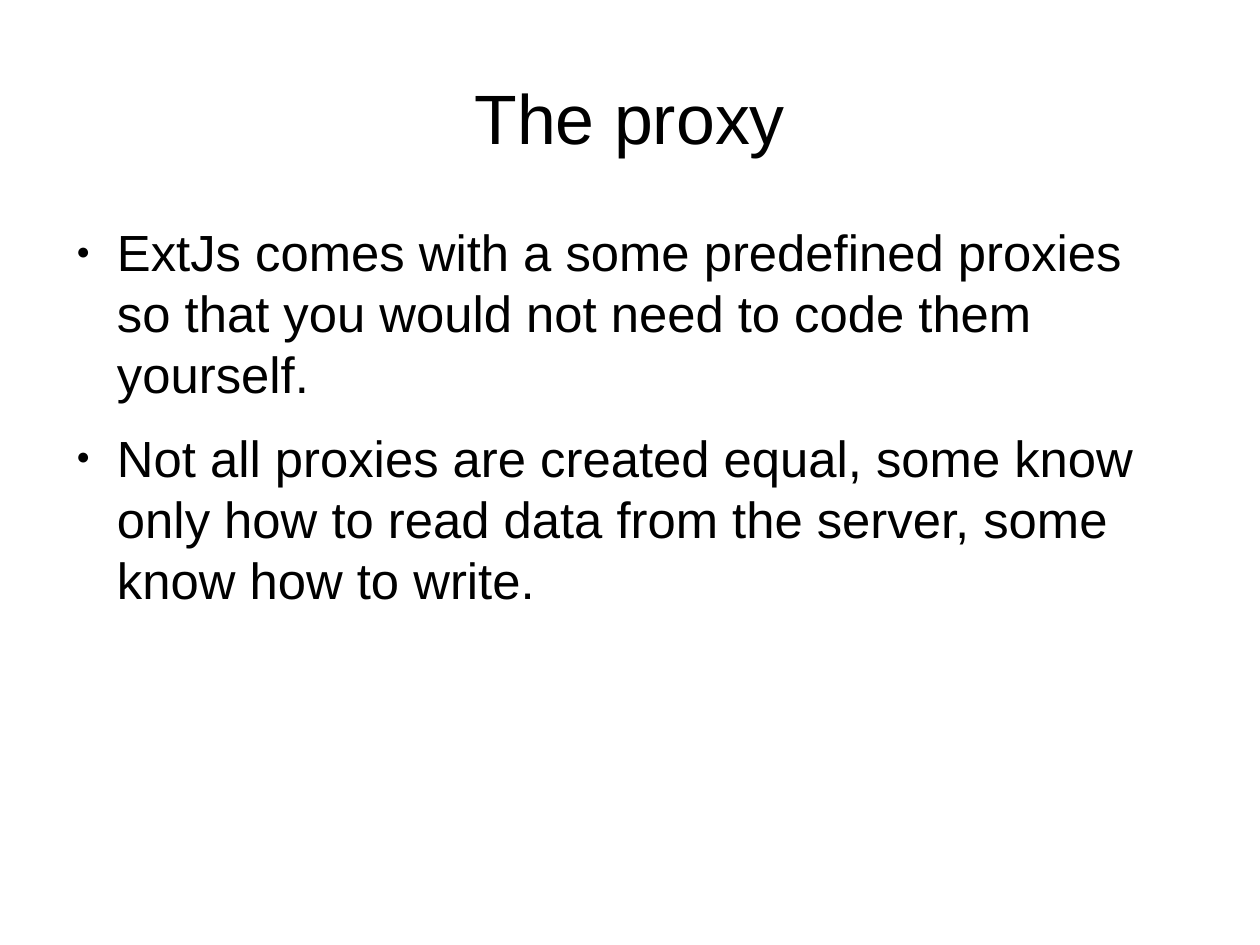
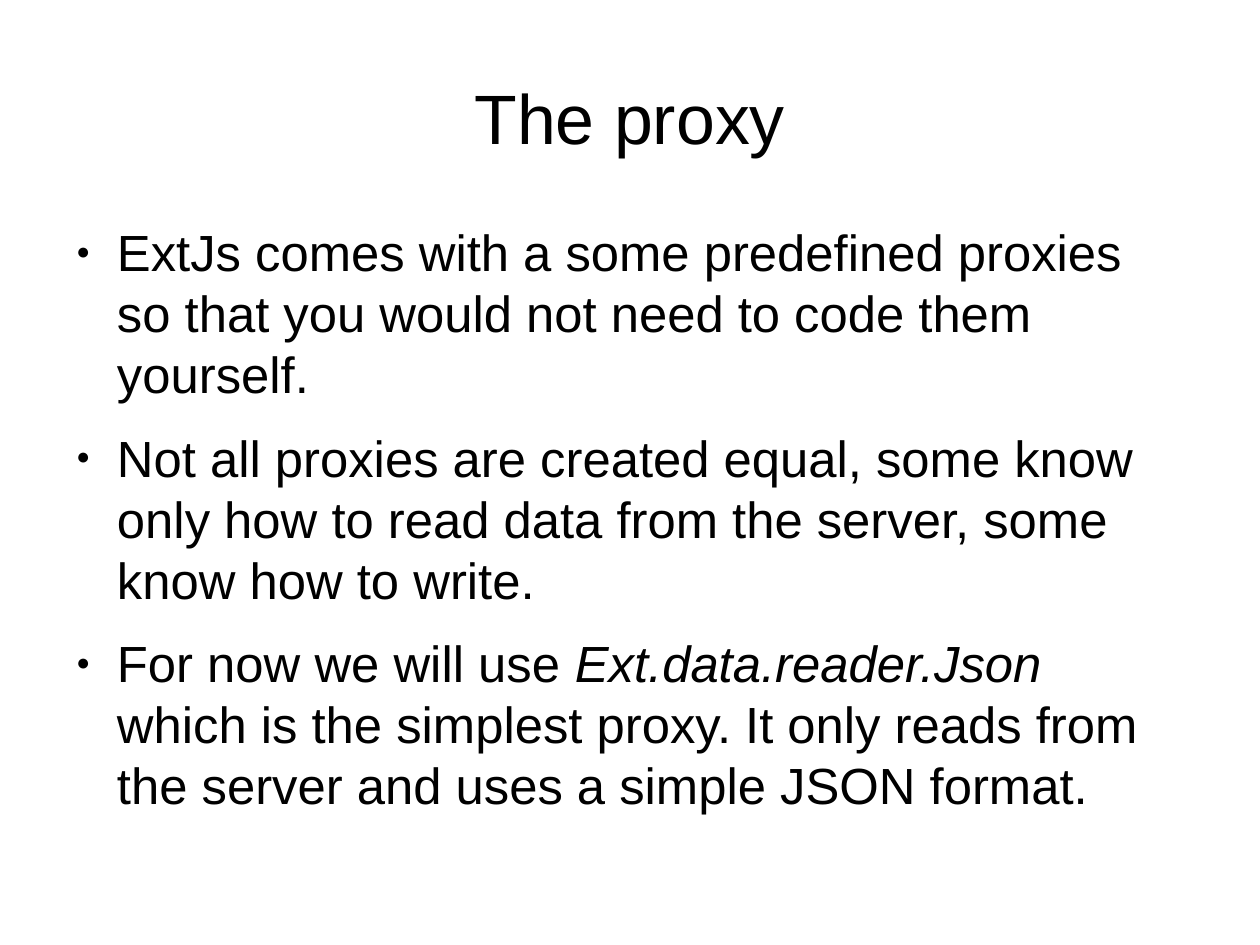
Before and after one commit to veltzer/demos, a slide deck: slide 6 of javascript/extjs/doc/extjs_data.odp. Drawn at 1260x945 pixels with LibreOffice and Linux fonts; fonts in the diff are those of the drawing. Boxes give left, top, right and bottom in pixels: in the first picture for what was removed or moved away, otherwise in the second. Text is boxed around its words. In the diff, an @@ line names an element or a change of style, - is before the commit and + after.

```diff
--- a/javascript/extjs/doc/extjs_data.odp
+++ b/javascript/extjs/doc/extjs_data.odp
@@ text at bbox=[117, 645, 1138, 815]: paragraph added @@
+● For now we will use Ext.data.reader.Json which is the simplest proxy. It only reads from the server and uses a simple JSON format.
```
Also in this commit, not shown: 1 other slide changed, 1 other file.
